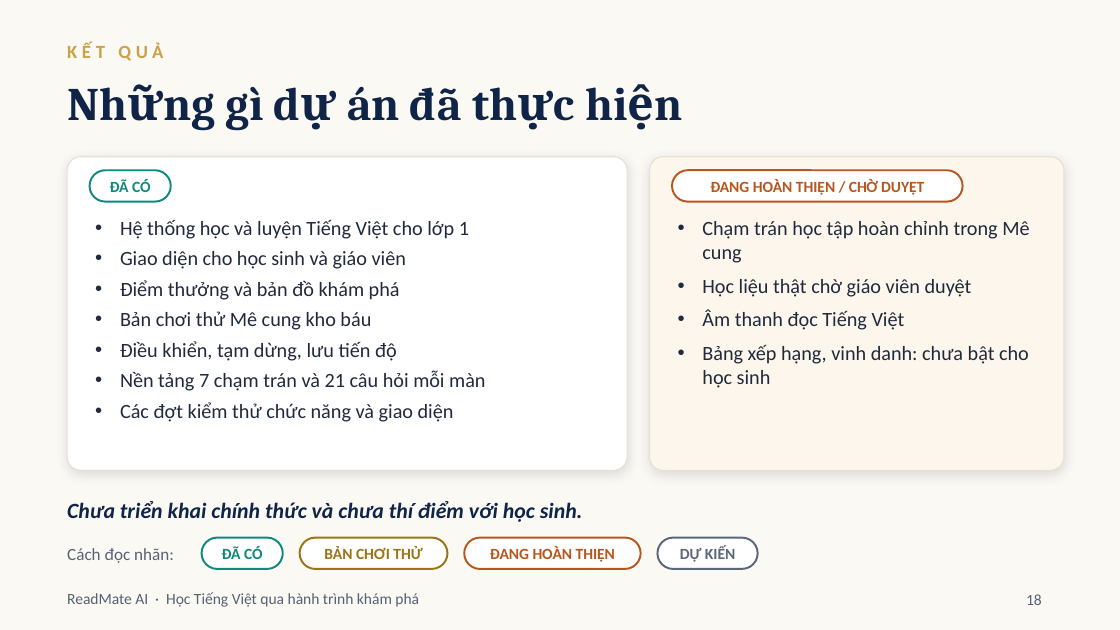
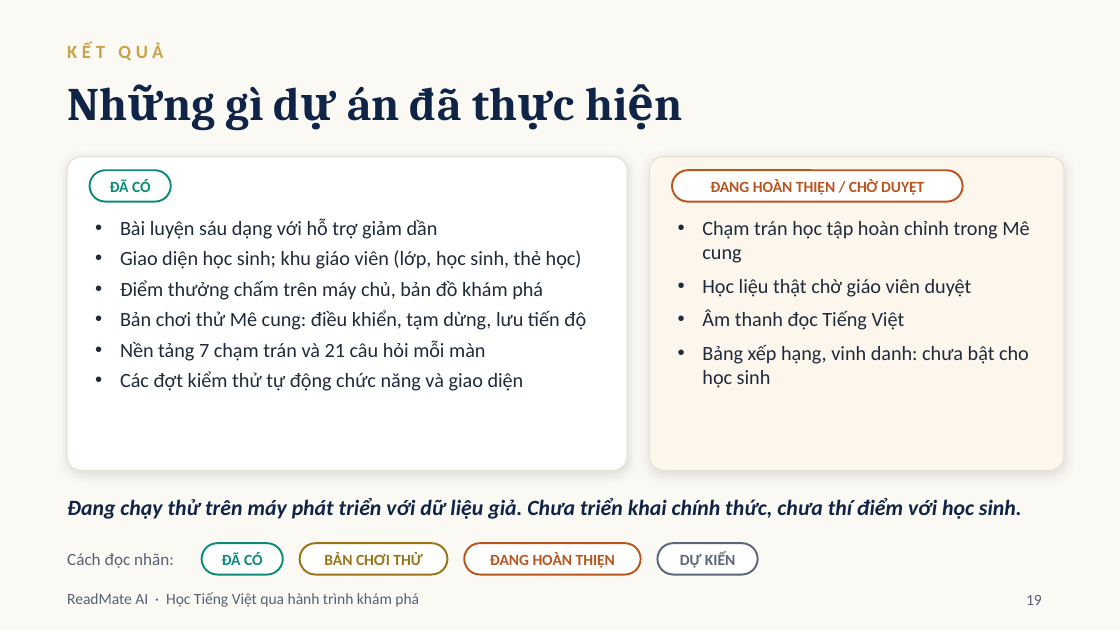
Before and after one commit to ThaiTaka/ReadMateAI, a slide deck: slide 19 of docs/presentations/ReadMateAI_BaoCaoDuAn.pptx (slide 18 before the commit). Drawn at 1120x630 pixels with LibreOffice and Linux fonts; fonts in the diff are those of the drawing. Boxes give left, top, right and bottom in pixels: in the first picture for what was removed or moved away, otherwise in the second. Text is boxed around its words. In the diff, an @@ line names an element or a change of style, - is before the commit and + after.

```diff
--- a/docs/presentations/ReadMateAI_BaoCaoDuAn.pptx
+++ b/docs/presentations/ReadMateAI_BaoCaoDuAn.pptx
@@ text at (x1=120, y1=218, x2=586, y2=330): text changed @@
-• Hệ thống học và luyện Tiếng Việt cho lớp 1
-• Giao diện cho học sinh và giáo viên
-• Điểm thưởng và bản đồ khám phá
-• Bản chơi thử Mê cung kho báu
-• Điều khiển, tạm dừng, lưu tiến độ
+• Bài luyện sáu dạng với hỗ trợ giảm dần
+• Giao diện học sinh; khu giáo viên (lớp, học sinh, thẻ học)
+• Điểm thưởng chấm trên máy chủ, bản đồ khám phá
+• Bản chơi thử Mê cung: điều khiển, tạm dừng, lưu tiến độ
@@ text at (x1=120, y1=371, x2=524, y2=391): text changed @@
-• Các đợt kiểm thử chức năng và giao diện
+• Các đợt kiểm thử tự động chức năng và giao diện
@@ text at (x1=67, y1=498, x2=1022, y2=519): text changed @@
-Chưa triển khai chính thức và chưa thí điểm với học sinh.
+Đang chạy thử trên máy phát triển với dữ liệu giả. Chưa triển khai chính thức, chưa thí điểm với học sinh.
@@ 5 texts, 4 rounded rectangles moved together from (x1=67, y1=538, x2=758, y2=569) to (x1=67, y1=543, x2=758, y2=575) @@
@@ page number at (x1=1026, y1=595, x2=1042, y2=605): text changed @@
-18
+19
```
Also in this commit, not shown: 7 other slides changed, 3 slides added, 2 slides removed, 10 other files.
